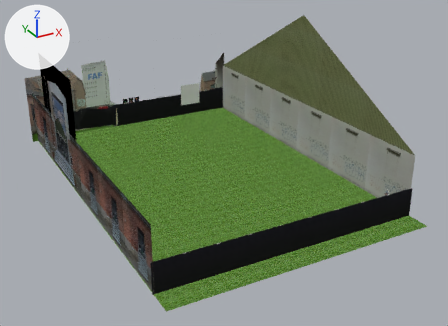
The Blender file Blender/garden.blend, before and after one commit.
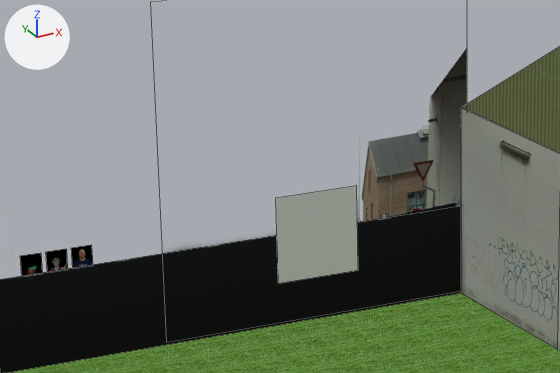
Each version appears first whole from a camera (50 mm lens) standing at (-42.1, -93.5, 43.5) and looking at (1.2, -14.7, 4.1), and next in a close-up on the part from 26% to 55% of the width and 13% to 39% of the height. Every picture has the same lights, and +X, +Y and +Z are marked at upper left. The close-ups show mesh edges as thin lines.

In view in the first close-up: 'Grass', 'Heads-Rasmus', 'Ole-Erling', 'RearWall', 'Store-06', 'StoreBack', 'StoreRoof'.
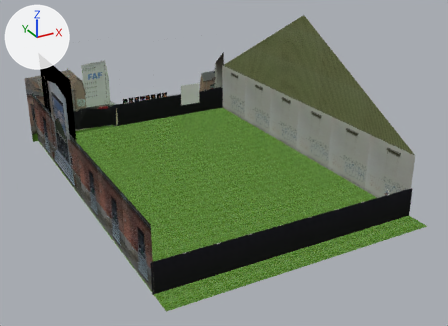
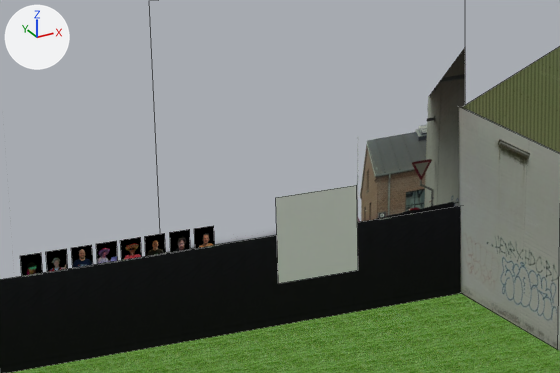
Commit message: All peeps in garden 🙌🦄

The change in detail:
Picture 'Heads-Michael.png' (img_heads_michael_png) is new.
Picture 'Heads-Nathan.png' (img_heads_nathan_png) is new.
Picture 'Heads-Skttl.png' (img_heads_skttl_png) is new.
Picture 'Heads-Andrew.png' (img_heads_andrew_png) is new.
Picture 'Heads-Adam.png' (img_heads_adam_png) is new.
Material 'Material.011' (mat_material_011) is new.
Its texture is img_heads_michael_png.
Its roughness is 0.5.
Material 'Material.010' (mat_material_010) is new.
Its texture is img_heads_nathan_png.
Its roughness is 0.5.
Material 'Material.009' (mat_material_009) is new.
Its texture is img_heads_skttl_png.
Its roughness is 0.5.
Material 'Material.008' (mat_material_008) is new.
Its texture is img_heads_andrew_png.
Its roughness is 0.5.
Material 'Material.007' (mat_material_007) is new.
Its texture is img_heads_adam_png.
Its roughness is 0.5.
Mesh me_plane_011 is new.
It has 4 vertices, 1 face and spans x -1.0..1.0, y -1.0..1.0, z 0.0.
It uses material mat_material_011 (picture img_heads_michael_png).
Mesh me_plane_010 is new.
It has 4 vertices, 1 face and spans x -1.0..1.0, y -1.0..1.0, z 0.0.
It uses material mat_material_010 (picture img_heads_nathan_png).
Mesh me_plane_009 is new.
It has 4 vertices, 1 face and spans x -1.0..1.0, y -1.0..1.0, z 0.0.
It uses material mat_material_009 (picture img_heads_skttl_png).
Mesh me_plane_008 is new.
It has 4 vertices, 1 face and spans x -1.0..1.0, y -1.0..1.0, z 0.0.
It uses material mat_material_008 (picture img_heads_andrew_png).
Mesh me_plane_004 is new.
It has 4 vertices, 1 face and spans x -1.0..1.0, y -1.0..1.0, z 0.0.
It uses material mat_material_007 (picture img_heads_adam_png).
Object 'StoreBack' (ob_storeback) moves from (12.27, 19.95, 8.18) to (12.27, 20.13, 8.18).
Object 'Heads-Michael' (ob_heads_michael) is new; it shows me_plane_011.
Its location is (6.36, 19.98, 4.93).
Its rotation in degrees is (90, 0, 0).
Its scale is (0.5, 0.5, 0.5).
Object 'Heads-Nathan' (ob_heads_nathan) is new; it shows me_plane_010.
Its location is (5.13, 19.98, 4.93).
Its rotation in degrees is (90, 0, 0).
Its scale is (0.5, 0.5, 0.5).
Object 'Heads-Skttl' (ob_heads_skttl) is new; it shows me_plane_009.
Its location is (3.88, 19.98, 4.93).
Its rotation in degrees is (90, 0, 0).
Its scale is (0.5, 0.5, 0.5).
Object 'Heads-Andrew' (ob_heads_andrew) is new; it shows me_plane_008.
Its location is (2.68, 19.98, 4.93).
Its rotation in degrees is (90, 0, 0).
Its scale is (0.5, 0.5, 0.5).
Object 'Heads-Adam' (ob_heads_adam) is new; it shows me_plane_004.
Its location is (1.5, 19.98, 4.93).
Its rotation in degrees is (90, 0, 0).
Its scale is (0.5, 0.5, 0.5).

Boxes [x1, y1, x2, y2] around the edits, measured in the close-ups (560 x 373 px):
'StoreBack', moved: before [179, 48, 467, 251]; after [166, 47, 465, 253]
'Heads-Adam', added (black): after [96, 241, 118, 264]
'Heads-Andrew', added: after [120, 237, 142, 260]
'Heads-Skttl', added (black): after [145, 233, 166, 256]
'Heads-Nathan', added: after [170, 229, 190, 252]
'Heads-Michael', added: after [194, 226, 215, 248]
